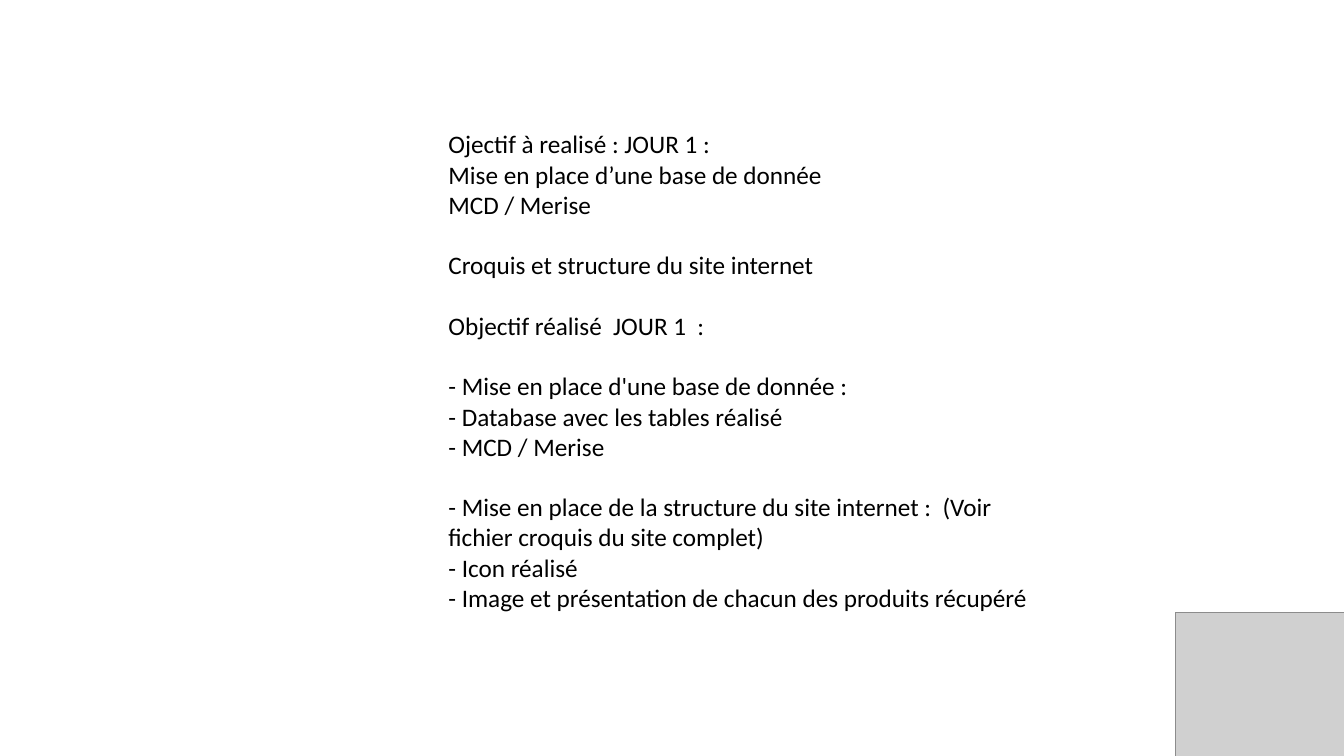
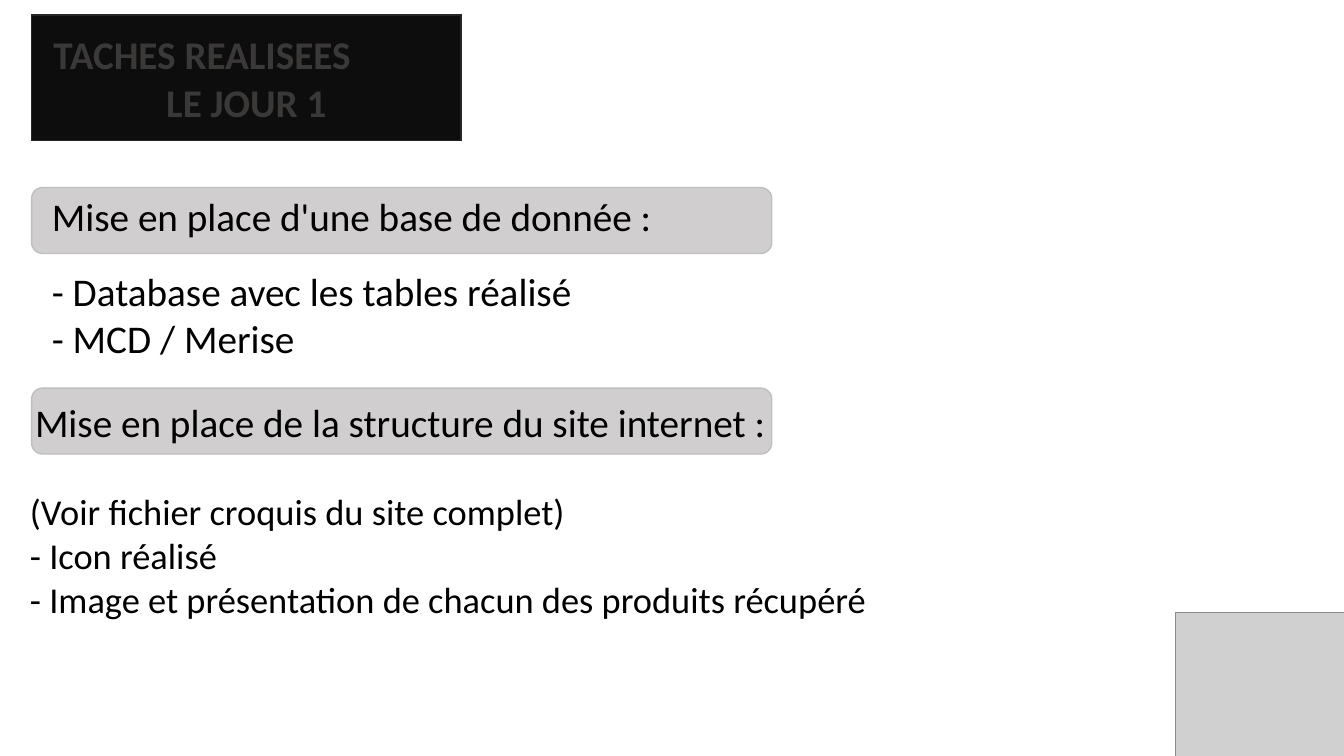
Before and after one commit to ChampemeDylan/UPOP, a slide deck: slide 6 of Présentation UPOP.pptx. Drawn at 1344x756 pixels with LibreOffice and Linux fonts; fonts in the diff are those of the drawing; grey boxes stand for pictures; background and template pictures are left out. Boxes give left, top, right and bottom in pixels: in the first picture for what was removed or moved away, otherwise in the second. Text is boxed around its words. In the diff, an @@ line names an element or a change of style, - is before the commit and + after.

Commit message:
Camille : MAJ diapo
Avancement des étapes réalisées sur le diapo

```diff
--- a/Présentation UPOP.pptx
+++ b/Présentation UPOP.pptx
@@ rectangle added at (31, 15, 461, 141), fill #0D0D0D, outline #262626 1 pt, 28 pt, text #3B3838, bold @@
+TACHES REALISEES
+LE JOUR 1
@@ text at (448, 135, 835, 399): paragraphs removed @@
-Ojectif à realisé : JOUR 1 :
-Mise en place d’une base de donnée
-MCD / Merise
-Croquis et structure du site internet
-Objectif réalisé JOUR 1 :
-- Mise en place d'une base de donnée :
@@ rounded rectangle added at (31, 188, 771, 253), fill #D0CECE, outline #BFBFBF 1 pt @@
@@ text added at (52, 203, 632, 238), 28 pt, text #000000 @@
+Mise en place d'une base de donnée :
@@ text "- Database avec les tables ...": place and size @@
-text "- Database avec les tables ..." at (448, 135, 1027, 612)
+text "- Database avec les tables ..." at (73, 278, 571, 354)
@@ text "- Database avec les tables ..." at (73, 278, 571, 354): size 18 to 28 pt @@
@@ rounded rectangle added at (31, 388, 771, 454), fill #D0CECE, outline #BFBFBF 1 pt @@
@@ text added at (35, 409, 746, 444), 28 pt, text #000000 @@
+Mise en place de la structure du site internet :
@@ text added at (30, 498, 865, 620), 26 pt, text #000000 @@
+(Voir fichier croquis du site complet)
+- Icon réalisé
+- Image et présentation de chacun des produits récupéré
@@ text at (448, 497, 1027, 612): paragraphs removed @@
-- Mise en place de la structure du site internet : (Voir fichier croquis du site complet)
-- Icon réalisé
-- Image et présentation de chacun des produits récupéré
```
Also in this commit, not shown: 1 other slide changed, 3 slides added, 1 slide removed.
